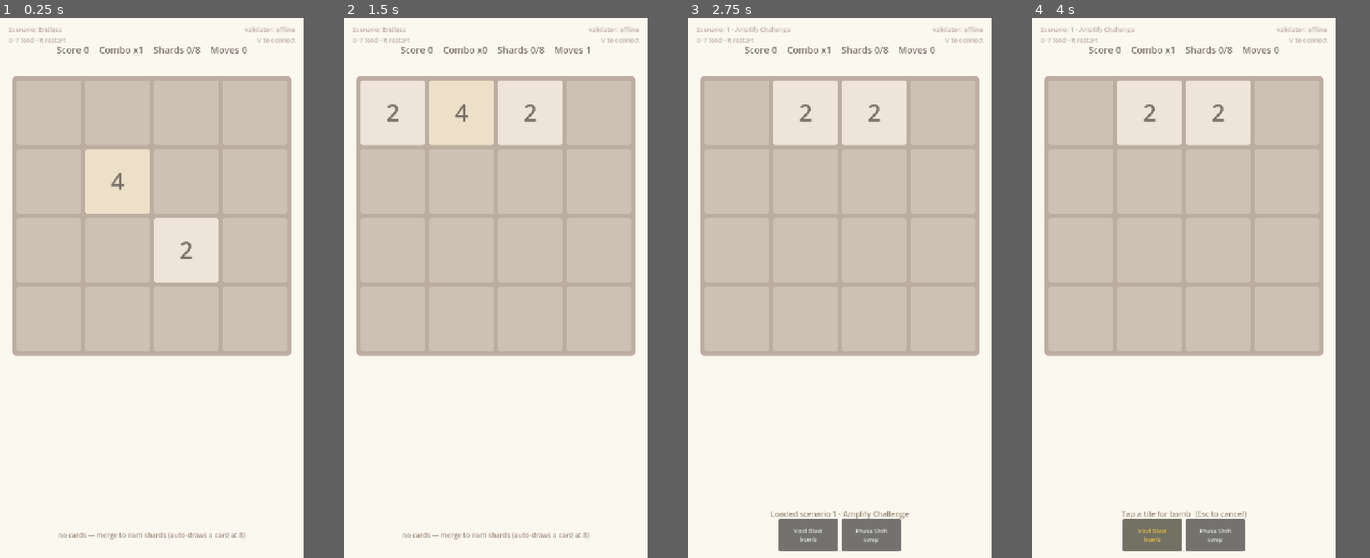
Above: before the commit, frames 1-4 (left to right).
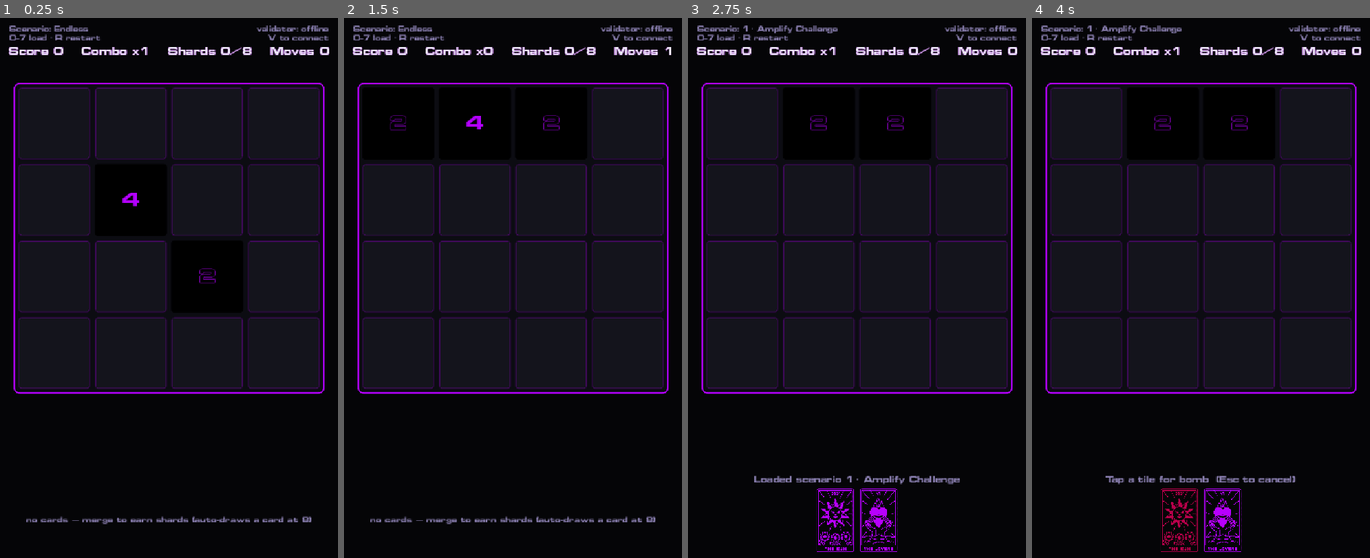
Above: after the commit, the same moments.

Repository: thegoldenmule/moveborne-godot
Game: Godot game, scene res://scenes/main.tscn
Two runs of this game, one before a commit and one after it. Both use one fixed random seed, a clock stepped at 60 frames per second and the inputs below.
Inputs (mouse positions are in pixels of both pictures, inside the frame that each line leads up to):
- Up to frame 1 (0.25 s): no input
- Up to frame 2 (1.5 s): tap Enter at 0.5 s; drag from (496, 217) to (526, 169) at 0.52 s; drag from (435, 315) to (479, 396) at 1.27 s
- Up to frame 3 (2.75 s): move the mouse to (870, 169) at 2.02 s; hold Right from 2.03 s (still down); tap 1 at 2.1 s; click (870, 169) at 2.17 s
- Up to frame 4 (4 s): release Right at 2.75 s; click (1153, 536) at 2.75 s, where only the run before the commit has a clickable "Void Blast bomb"; click (1163, 520) at 3.52 s
In our replay, the window is 450x800 before the commit and 501x800 after it. These sizes can differ from the game's own. Grey fills any space a smaller window leaves; there, only what the larger window draws over its background counts as a difference.

The runs differ from the first frame. In frame 1, 91% of the frame differs, in the area x 0-98%, y 0-100%; in frame 2, 91%; in frame 3, 91%; in frame 4, 91%.

Commit message:
Replicate the PixiJS neon style + use the real art assets
Match the Moveborne look (engine/global.ts + render/tile-display.ts):
- scenes/style.gd (MbStyle): the theme — primary 0xb400ff, bg #050507, the
  per-value tile palette (black/purple/white bg + outlined glowing numerals +
  per-value font size), highlight 0x44ff88, and helpers to resolve card art,
  totem icons, and tile-effect overlays from the copied assets.
- board_view.gd: dark board with a purple frame + faint purple grid; tiles styled
  by value (bg + font fill + outline + size); tile-effect overlay sprites
  (freeze/lock/stone/black-hole/amplify), colored border fallback for decay.
- main.gd: Grammara font via a default Theme, near-black background, recolored
  HUD/labels; the hand now shows the real card art (TextureButton per card) and
  the totem tray shows totem icons.
- project.godot: tightened portrait base to 720x1150 (450x720 window) to reduce
  dead space below the board.

Verified live: dark neon board, value-styled tiles, amplify/freeze overlays,
card-art hand, Grammara throughout.

Co-Authored-By: Claude Opus 4.8 (1M context) <noreply@anthropic.com>

Diff:
--- a/llm-workflow/project.godot
+++ b/llm-workflow/project.godot
@@ -22,9 +22,9 @@
 [display]
 
 window/size/viewport_width=720
-window/size/viewport_height=1280
+window/size/viewport_height=1150
 window/size/window_width_override=450
-window/size/window_height_override=800
+window/size/window_height_override=720
 window/stretch/mode="canvas_items"
 window/stretch/aspect="keep"
 window/handheld/orientation="portrait"
--- a/llm-workflow/scenes/board_view.gd
+++ b/llm-workflow/scenes/board_view.gd
@@ -1,21 +1,23 @@
 class_name MbBoardView
 extends Control
 
-## The board: builds a grid of tile cells, renders from engine state with spawn/
-## merge pop tweens, and turns pointer input into either a `swiped(direction)` or
-## a `cell_tapped(row, col)` (tap = small movement; drag = swipe).
+## The board: a grid of tile cells styled to match the PixiJS client (MbStyle) —
+## dark board, purple grid, black/purple/white tiles with outlined glowing
+## numerals, tile-effect overlay sprites. Pointer input becomes swiped(direction)
+## or cell_tapped(row, col); spawn/merge pops via tweens.
 
 signal swiped(direction)
 signal cell_tapped(row, col)
 
+const Style := preload("res://scenes/style.gd")
 const GAP := 10.0
 const MIN_SWIPE := 24.0
 
 var _size := 4
 var _tile := 0.0
-var _cells: Array = []          # [{panel, sb, label}]
-var _prev: Array = []           # previous value per cell (for change detection)
-var _highlight: Array = []      # indices currently highlighted
+var _cells: Array = []          # [{panel, sb, label, overlay}]
+var _prev: Array = []
+var _highlight: Array = []
 var _press = null
 
 
@@ -31,8 +33,10 @@
 
 	var frame := Panel.new()
 	var fsb := StyleBoxFlat.new()
-	fsb.bg_color = Color("bbada0")
-	fsb.set_corner_radius_all(10)
+	fsb.bg_color = Style.BOARD
+	fsb.set_corner_radius_all(12)
+	fsb.border_color = Style.PRIMARY
+	fsb.set_border_width_all(3)
 	frame.add_theme_stylebox_override("panel", fsb)
 	frame.size = Vector2(px, px)
 	frame.mouse_filter = Control.MOUSE_FILTER_IGNORE
@@ -43,7 +47,7 @@
 		for c in range(n):
 			var panel := Panel.new()
 			var sb := StyleBoxFlat.new()
-			sb.bg_color = Color("cdc1b4")
+			sb.bg_color = Style.CELL
 			sb.set_corner_radius_all(6)
 			panel.add_theme_stylebox_override("panel", sb)
 			panel.position = Vector2(GAP + c * (_tile + GAP), GAP + r * (_tile + GAP))
@@ -51,16 +55,24 @@
 			panel.pivot_offset = Vector2(_tile / 2.0, _tile / 2.0)
 			panel.mouse_filter = Control.MOUSE_FILTER_IGNORE
 
+			var overlay := TextureRect.new()
+			overlay.size = Vector2(_tile, _tile)
+			overlay.expand_mode = TextureRect.EXPAND_IGNORE_SIZE
+			overlay.stretch_mode = TextureRect.STRETCH_KEEP_ASPECT_CENTERED
+			overlay.mouse_filter = Control.MOUSE_FILTER_IGNORE
+			overlay.visible = false
+			panel.add_child(overlay)
+
 			var label := Label.new()
 			label.size = Vector2(_tile, _tile)
 			label.horizontal_alignment = HORIZONTAL_ALIGNMENT_CENTER
 			label.vertical_alignment = VERTICAL_ALIGNMENT_CENTER
-			label.add_theme_font_size_override("font_size", int(_tile * 0.36))
+			label.add_theme_font_size_override("font_size", 36)
 			label.mouse_filter = Control.MOUSE_FILTER_IGNORE
 			panel.add_child(label)
 
 			add_child(panel)
-			_cells.append({"panel": panel, "sb": sb, "label": label})
+			_cells.append({"panel": panel, "sb": sb, "label": label, "overlay": overlay})
 			_prev.append(0)
 
 
@@ -71,15 +83,23 @@
 		var cell: Dictionary = _cells[i]
 		var sb: StyleBoxFlat = cell["sb"]
 		var label: Label = cell["label"]
+		var overlay: TextureRect = cell["overlay"]
 		var v := 0 if bool(t["isEmpty"]) else int(t["value"])
+
 		if v == 0:
-			sb.bg_color = Color("cdc1b4")
+			sb.bg_color = Style.CELL
 			label.text = ""
 		else:
-			sb.bg_color = _tile_color(v)
+			var ts := Style.tile_style(v)
+			sb.bg_color = ts["bg"]
 			label.text = str(v)
-			label.add_theme_color_override("font_color", Color("776e65") if v <= 4 else Color("f9f6f2"))
-		_effect_border(sb, t, _highlight.has(i))
+			label.add_theme_color_override("font_color", ts["fill"])
+			label.add_theme_color_override("font_outline_color", ts["outline"])
+			label.add_theme_constant_override("outline_size", int(ts["ow"]))
+			label.add_theme_font_size_override("font_size", int(ts["fs"]))
+
+		_apply_effect_and_border(sb, overlay, t, v, _highlight.has(i))
+
 		if v != int(_prev[i]) and v != 0:
 			_pop(cell["panel"], int(_prev[i]) == 0)
 		_prev[i] = v
@@ -87,6 +107,35 @@
 
 func set_highlight(indices: Array) -> void:
 	_highlight = indices
+
+
+func _apply_effect_and_border(sb: StyleBoxFlat, overlay: TextureRect, t: Dictionary, v: int, highlighted: bool) -> void:
+	var eff_type := ""
+	if t.has("effect") and t["effect"] != null:
+		var e: Dictionary = t["effect"]
+		if bool(e.get("active", false)) and str(e.get("type", "")) != "none":
+			eff_type = str(e.get("type", ""))
+
+	var tex: Texture2D = Style.effect_texture(eff_type) if eff_type != "" else null
+	if tex != null:
+		overlay.texture = tex
+		overlay.visible = true
+	else:
+		overlay.visible = false
+
+	if highlighted:
+		sb.border_color = Style.HIGHLIGHT
+		sb.set_border_width_all(5)
+	elif eff_type != "" and tex == null:
+		sb.border_color = _effect_color(eff_type)  # decay has no sprite -> colored border
+		sb.set_border_width_all(5)
+	elif v == 0:
+		var grid := Style.GRID
+		grid.a = 0.16
+		sb.border_color = grid
+		sb.set_border_width_all(2)
+	else:
+		sb.set_border_width_all(0)
 
 
 func _pop(panel: Control, spawn: bool) -> void:
@@ -100,17 +149,10 @@
 		tw.tween_property(panel, "scale", Vector2.ONE, 0.07)
 
 
-func _effect_border(sb: StyleBoxFlat, t: Dictionary, highlighted: bool) -> void:
-	if highlighted:
-		sb.set_border_width_all(5)
-		sb.border_color = Color("2ecc71")
-		return
-	var has_eff := t.has("effect") and t["effect"] != null and bool((t["effect"] as Dictionary).get("active", false)) and str((t["effect"] as Dictionary).get("type", "")) != "none"
-	if has_eff:
-		sb.set_border_width_all(5)
-		sb.border_color = _effect_color(str((t["effect"] as Dictionary).get("type", "")))
-	else:
-		sb.set_border_width_all(0)
+func _effect_color(effect_type: String) -> Color:
+	match effect_type:
+		"decay": return Color("6b8e23")
+		_: return Style.PRIMARY
 
 
 func _gui_input(event: InputEvent) -> void:
@@ -144,30 +186,3 @@
 	if local.x < x0 or local.x > x0 + _tile or local.y < y0 or local.y > y0 + _tile:
 		return null
 	return [r, c]
-
-
-func _tile_color(v: int) -> Color:
-	match v:
-		2: return Color("eee4da")
-		4: return Color("ede0c8")
-		8: return Color("f2b179")
-		16: return Color("f59563")
-		32: return Color("f67c5f")
-		64: return Color("f65e3b")
-		128: return Color("edcf72")
-		256: return Color("edcc61")
-		512: return Color("edc850")
-		1024: return Color("edc53f")
-		2048: return Color("edc22e")
-		_: return Color("3c3a32")
-
-
-func _effect_color(effect_type: String) -> Color:
-	match effect_type:
-		"black_hole": return Color("4b0082")
-		"freeze": return Color("4aa6ff")
-		"amplify", "amplify_static": return Color("ffd000")
-		"lock": return Color("8a8a8a")
-		"decay": return Color("6b8e23")
-		"stone": return Color("5a5a5a")
-		_: return Color("ffffff")
--- a/llm-workflow/scenes/main.gd
+++ b/llm-workflow/scenes/main.gd
@@ -7,6 +7,7 @@
 const MbMatchS := preload("res://game/match_controller.gd")
 const BoardViewS := preload("res://scenes/board_view.gd")
 const MbValidatorClientS := preload("res://net/validator_client.gd")
+const Style := preload("res://scenes/style.gd")
 
 const VALIDATOR_URL := "http://localhost:5055"
 
@@ -46,8 +47,13 @@
 	var vp := get_viewport_rect().size
 	var board_px: float = clampf(minf(vp.x * 0.92, vp.y - 470.0), 300.0, 720.0)
 
+	var th := Theme.new()
+	th.default_font = load(Style.FONT_PATH)
+	th.default_font_size = 18
+	theme = th
+
 	var bg := ColorRect.new()
-	bg.color = Color("faf8ef")
+	bg.color = Style.BG
 	bg.set_anchors_preset(Control.PRESET_FULL_RECT)
 	bg.mouse_filter = Control.MOUSE_FILTER_IGNORE
 	add_child(bg)
@@ -57,7 +63,9 @@
 	_hud.offset_top = 60
 	_hud.horizontal_alignment = HORIZONTAL_ALIGNMENT_CENTER
 	_hud.add_theme_font_size_override("font_size", 22)
-	_hud.add_theme_color_override("font_color", Color("776e65"))
+	_hud.add_theme_color_override("font_color", Style.TEXT)
+	_hud.add_theme_color_override("font_outline_color", Style.PRIMARY)
+	_hud.add_theme_constant_override("outline_size", 1)
 	_hud.mouse_filter = Control.MOUSE_FILTER_IGNORE
 	add_child(_hud)
 
@@ -65,7 +73,7 @@
 	_scen_label.set_anchors_preset(Control.PRESET_TOP_LEFT)
 	_scen_label.position = Vector2(20, 16)
 	_scen_label.add_theme_font_size_override("font_size", 15)
-	_scen_label.add_theme_color_override("font_color", Color("bbada0"))
+	_scen_label.add_theme_color_override("font_color", Style.DIM)
 	_scen_label.mouse_filter = Control.MOUSE_FILTER_IGNORE
 	add_child(_scen_label)
 
@@ -75,7 +83,7 @@
 	_net_label.size = Vector2(240, 40)
 	_net_label.horizontal_alignment = HORIZONTAL_ALIGNMENT_RIGHT
 	_net_label.add_theme_font_size_override("font_size", 15)
-	_net_label.add_theme_color_override("font_color", Color("bbada0"))
+	_net_label.add_theme_color_override("font_color", Style.DIM)
 	_net_label.mouse_filter = Control.MOUSE_FILTER_IGNORE
 	_net_label.text = "validator: offline\nV to connect"
 	add_child(_net_label)
@@ -104,11 +112,11 @@
 
 	_toast = Label.new()
 	_toast.set_anchors_preset(Control.PRESET_BOTTOM_WIDE)
-	_toast.offset_top = -118
-	_toast.offset_bottom = -98
+	_toast.offset_top = -176
+	_toast.offset_bottom = -156
 	_toast.horizontal_alignment = HORIZONTAL_ALIGNMENT_CENTER
 	_toast.add_theme_font_size_override("font_size", 18)
-	_toast.add_theme_color_override("font_color", Color("9c8b7a"))
+	_toast.add_theme_color_override("font_color", Style.DIM)
 	_toast.mouse_filter = Control.MOUSE_FILTER_IGNORE
 	add_child(_toast)
 
@@ -116,8 +124,8 @@
 	_hand_box.set_anchors_preset(Control.PRESET_BOTTOM_WIDE)
 	_hand_box.offset_left = 20
 	_hand_box.offset_right = -20
-	_hand_box.offset_top = -92
-	_hand_box.offset_bottom = -16
+	_hand_box.offset_top = -148
+	_hand_box.offset_bottom = -12
 	_hand_box.alignment = BoxContainer.ALIGNMENT_CENTER
 	_hand_box.add_theme_constant_override("separation", 10)
 	add_child(_hand_box)
@@ -218,20 +226,33 @@
 	if cards.is_empty():
 		var lbl := Label.new()
 		lbl.text = "no cards — merge to earn shards (auto-draws a card at 8)"
-		lbl.add_theme_color_override("font_color", Color("9c8b7a"))
+		lbl.add_theme_color_override("font_color", Style.DIM)
 		lbl.add_theme_font_size_override("font_size", 16)
 		_hand_box.add_child(lbl)
 		return
 	for i in range(cards.size()):
 		var card: Dictionary = cards[i]
-		var b := Button.new()
-		b.custom_minimum_size = Vector2(140, 74)
-		b.text = "%s\n%s" % [str(card.get("name", "?")), str(card["type"])]
-		b.add_theme_font_size_override("font_size", 14)
-		if i == _sel_index:
-			b.modulate = Color("ffd54a")
-		b.pressed.connect(_select_card.bind(i))
-		_hand_box.add_child(b)
+		var type := str(card["type"])
+		var tex := Style.card_texture(type)
+		var sel: bool = i == _sel_index
+		if tex != null:
+			var tb := TextureButton.new()
+			tb.texture_normal = tex
+			tb.ignore_texture_size = true
+			tb.stretch_mode = TextureButton.STRETCH_KEEP_ASPECT_CENTERED
+			tb.custom_minimum_size = Vector2(82, 130)
+			tb.modulate = Color("ffd54a") if sel else Color.WHITE
+			tb.pressed.connect(_select_card.bind(i))
+			_hand_box.add_child(tb)
+		else:
+			var b := Button.new()
+			b.custom_minimum_size = Vector2(110, 130)
+			b.text = "%s\n%s" % [str(card.get("name", "?")), type]
+			b.add_theme_font_size_override("font_size", 13)
+			if sel:
+				b.modulate = Color("ffd54a")
+			b.pressed.connect(_select_card.bind(i))
+			_hand_box.add_child(b)
 
 
 func _rebuild_totems() -> void:
@@ -239,11 +260,22 @@
 		c.queue_free()
 	var totems: Array = _match.state["totems"]["active"]
 	for t in totems:
-		var lbl := Label.new()
-		lbl.text = "◆ %s" % str((t as Dictionary).get("type", "?"))
-		lbl.add_theme_font_size_override("font_size", 16)
-		lbl.add_theme_color_override("font_color", Color("8f7a66"))
-		_totem_box.add_child(lbl)
+		var type := str((t as Dictionary).get("type", "?"))
+		var tex := Style.totem_texture(type)
+		if tex != null:
+			var tr := TextureRect.new()
+			tr.texture = tex
+			tr.custom_minimum_size = Vector2(42, 42)
+			tr.expand_mode = TextureRect.EXPAND_IGNORE_SIZE
+			tr.stretch_mode = TextureRect.STRETCH_KEEP_ASPECT_CENTERED
+			tr.tooltip_text = type
+			_totem_box.add_child(tr)
+		else:
+			var lbl := Label.new()
+			lbl.text = "◆ %s" % type
+			lbl.add_theme_font_size_override("font_size", 16)
+			lbl.add_theme_color_override("font_color", Style.PRIMARY)
+			_totem_box.add_child(lbl)
 
 
 func _update_hud() -> void:
--- /dev/null
+++ b/llm-workflow/scenes/style.gd
@@ -0,0 +1,63 @@
+@tool
+class_name MbStyle
+extends RefCounted
+
+## The Moveborne visual theme, transcribed from the PixiJS client
+## (engine/global.ts + engine/render/tile-display.ts). Dark neon: near-black
+## background, a vivid purple accent, black/purple/white tiles with outlined +
+## glowing numerals, and the Grammara font throughout.
+
+const FONT_PATH := "res://fonts/Grammara-Normal.woff2"
+
+static var PRIMARY := Color("b400ff")    # GlobalStyle.primary 0xb400ff
+static var BG := Color("050507")         # app background #050507
+static var BOARD := Color("0c0c12")      # board frame
+static var CELL := Color("14141c")       # empty cell
+static var GRID := Color("b400ff")       # grid line (drawn faint)
+static var HIGHLIGHT := Color("44ff88")  # valid-target highlight 0x44ff88
+static var TEXT := Color("ececf4")        # light text on dark
+static var DIM := Color("8a7fb0")         # dimmed label
+
+
+## Per-tile-value style (TileValueStyles in tile-display.ts):
+## bg / text fill / text outline color / outline width / font size.
+static func tile_style(v: int) -> Dictionary:
+	match v:
+		2:   return {bg = Color.BLACK, fill = Color.BLACK, outline = PRIMARY, ow = 4, fs = 40}
+		4:   return {bg = Color.BLACK, fill = PRIMARY, outline = PRIMARY, ow = 0, fs = 40}
+		8:   return {bg = Color.BLACK, fill = Color.BLACK, outline = Color.WHITE, ow = 4, fs = 40}
+		16:  return {bg = Color.BLACK, fill = Color.WHITE, outline = Color.WHITE, ow = 0, fs = 34}
+		32:  return {bg = PRIMARY, fill = Color.BLACK, outline = Color.BLACK, ow = 0, fs = 36}
+		64:  return {bg = PRIMARY, fill = Color.BLACK, outline = Color.WHITE, ow = 4, fs = 36}
+		128: return {bg = PRIMARY, fill = Color.WHITE, outline = Color.WHITE, ow = 0, fs = 26}
+		_:   return {bg = Color.WHITE, fill = Color.BLACK, outline = PRIMARY, ow = 4, fs = 26}  # 256+
+
+
+## Card art for the hand (engine card type -> hand/images/<type>.png).
+static func card_texture(card_type: String) -> Texture2D:
+	var path := "res://assets/hand/images/%s.png" % card_type
+	if ResourceLoader.exists(path):
+		return load(path)
+	return null
+
+
+## Totem icon (totem type uses underscores; files use hyphens).
+static func totem_texture(totem_type: String) -> Texture2D:
+	var path := "res://assets/totems/%s.png" % totem_type.replace("_", "-")
+	if ResourceLoader.exists(path):
+		return load(path)
+	return null
+
+
+## Tile-effect overlay sprite, where one exists.
+static func effect_texture(effect_type: String) -> Texture2D:
+	var path := ""
+	match effect_type:
+		"black_hole": path = "res://assets/tile-effects/black-hole/overlay.png"
+		"freeze": path = "res://assets/tile-effects/freeze/overlay.png"
+		"lock": path = "res://assets/tile-effects/lock/overlay.png"
+		"stone": path = "res://assets/tile-effects/stone/overlay.png"
+		"amplify", "amplify_static": path = "res://assets/tile-effects/amplify/background.png"
+	if path != "" and ResourceLoader.exists(path):
+		return load(path)
+	return null
Not shown, added: llm-workflow/scenes/style.gd.uid
